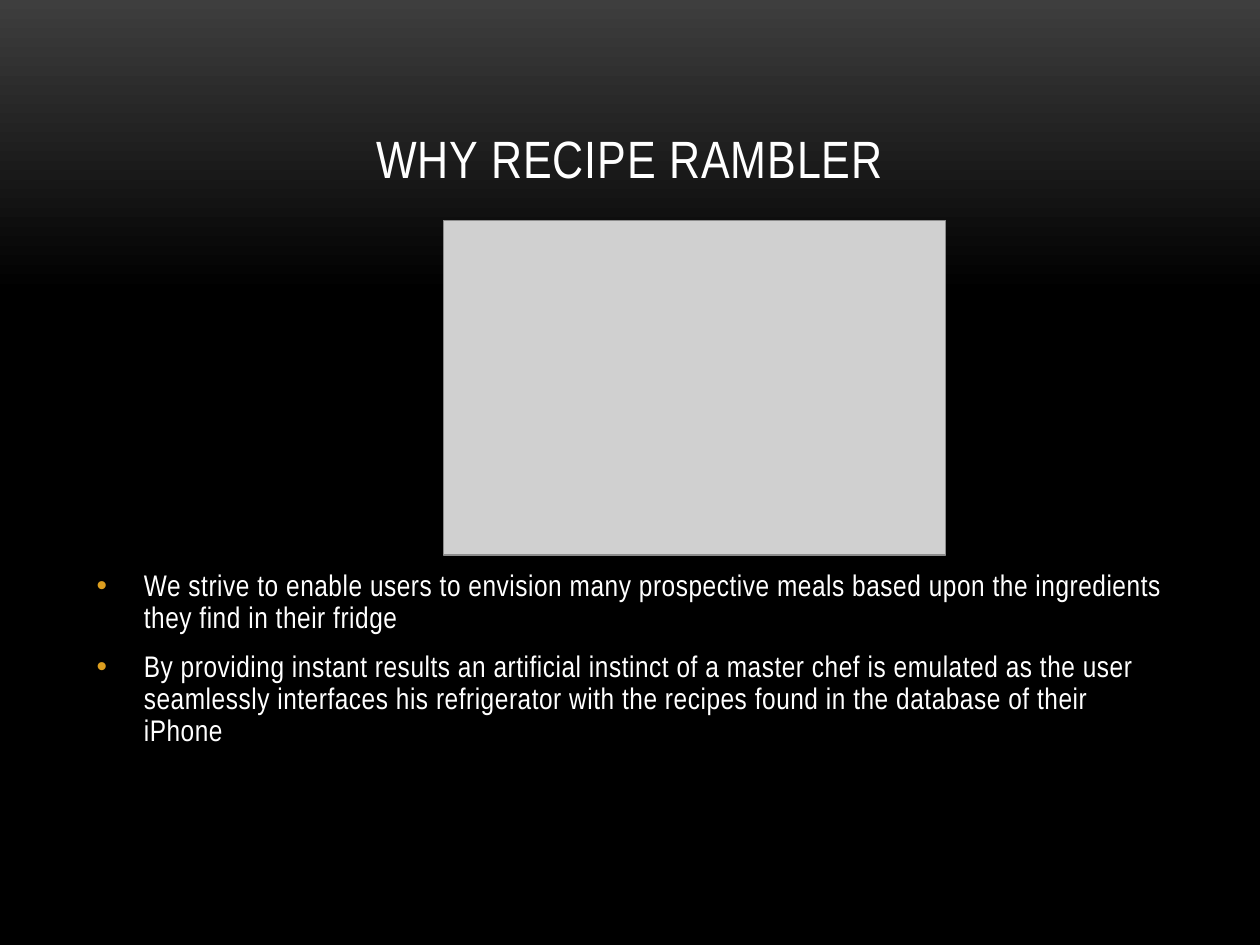
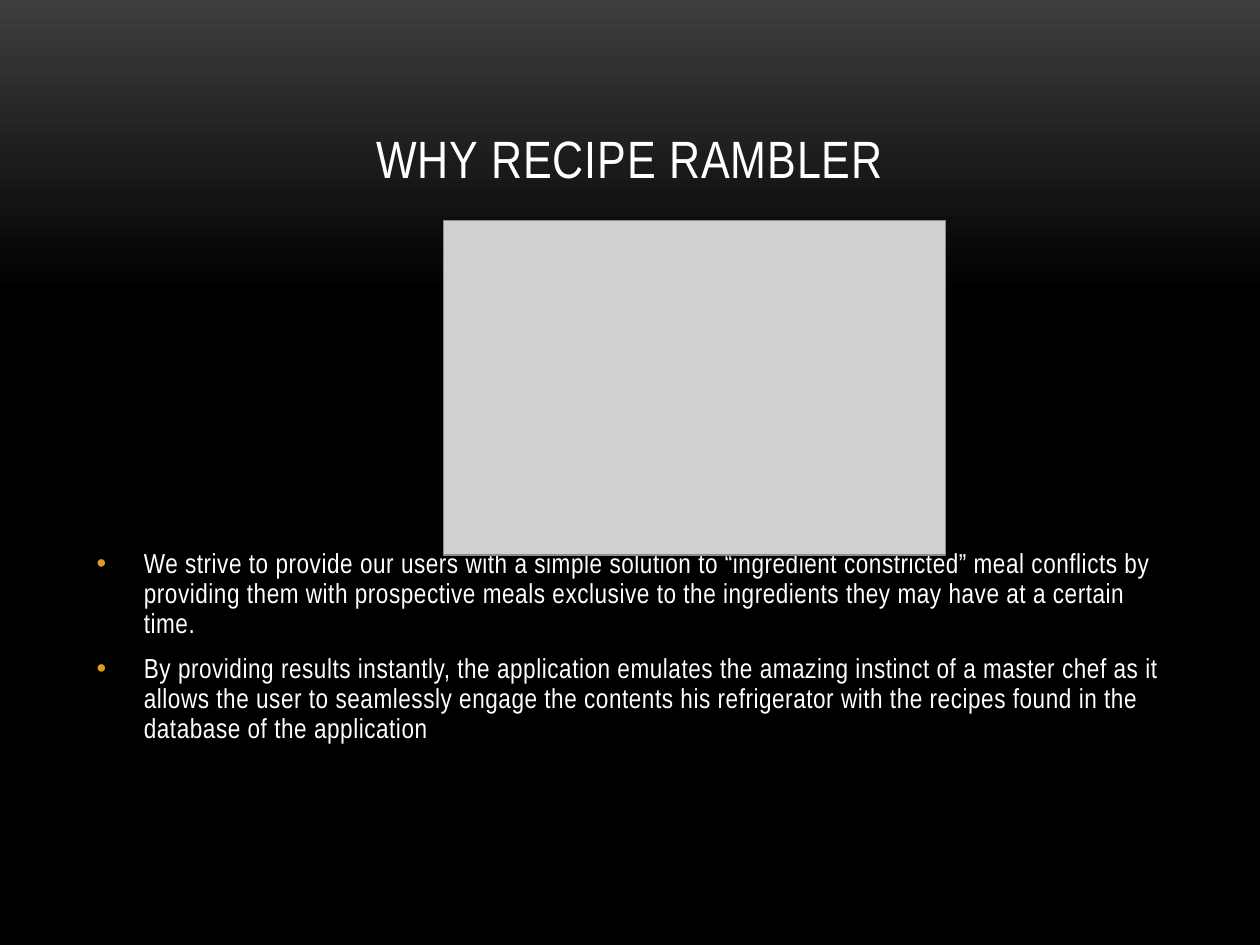
Before and after one commit to mea36/duca2012_group7, a slide deck: slide 3 of pres.pptx (slide 2 before the commit). Drawn at 1260x945 pixels with LibreOffice and Linux fonts; fonts in the diff are those of the drawing; grey boxes stand for pictures; background and template pictures are left out. Boxes give left, top, right and bottom in pixels: in the first picture for what was removed or moved away, otherwise in the second. Text is boxed around its words. In the diff, an @@ line names an element or a change of style, - is before the commit and + after.

Commit message:
new attempt at recipe rambler

```diff
--- a/pres.pptx
+++ b/pres.pptx
@@ text at box(144, 551, 1157, 743): text changed; size 17 to 15.7 pt @@
-• We strive to enable users to envision many prospective meals based upon the ingredients they find in their fridge
-• By providing instant results an artificial instinct of a master chef is emulated as the user seamlessly interfaces his refrigerator with the recipes found in the database of their iPhone
+• We strive to provide our users with a simple solution to “ingredient constricted” meal conflicts by providing them with prospective meals exclusive to the ingredients they may have at a certain time.
+• By providing results instantly, the application emulates the amazing instinct of a master chef as it allows the user to seamlessly engage the contents his refrigerator with the recipes found in the database of the application
```
Also in this commit, not shown: 2 other slides changed, 2 slides added, 28 other files.
